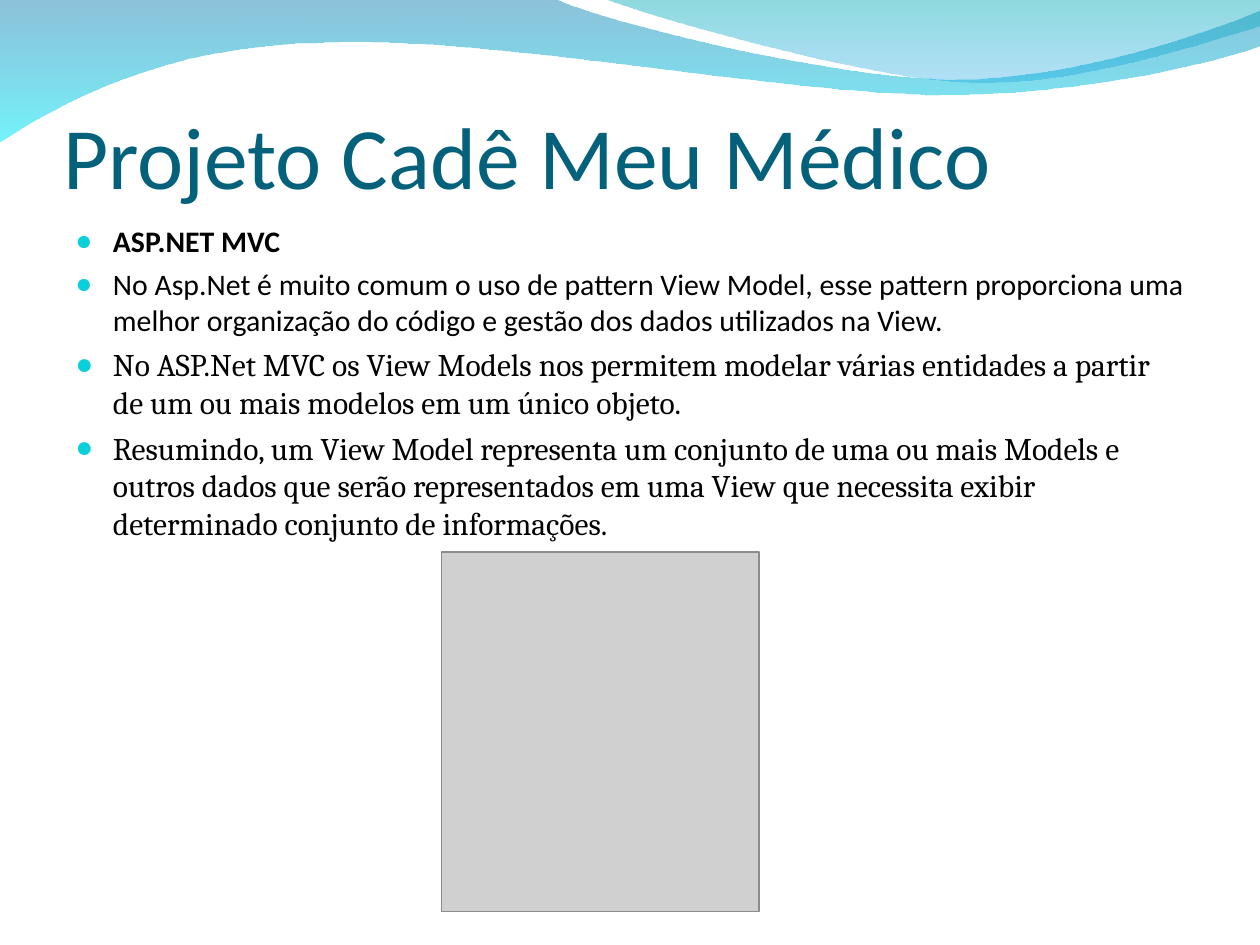
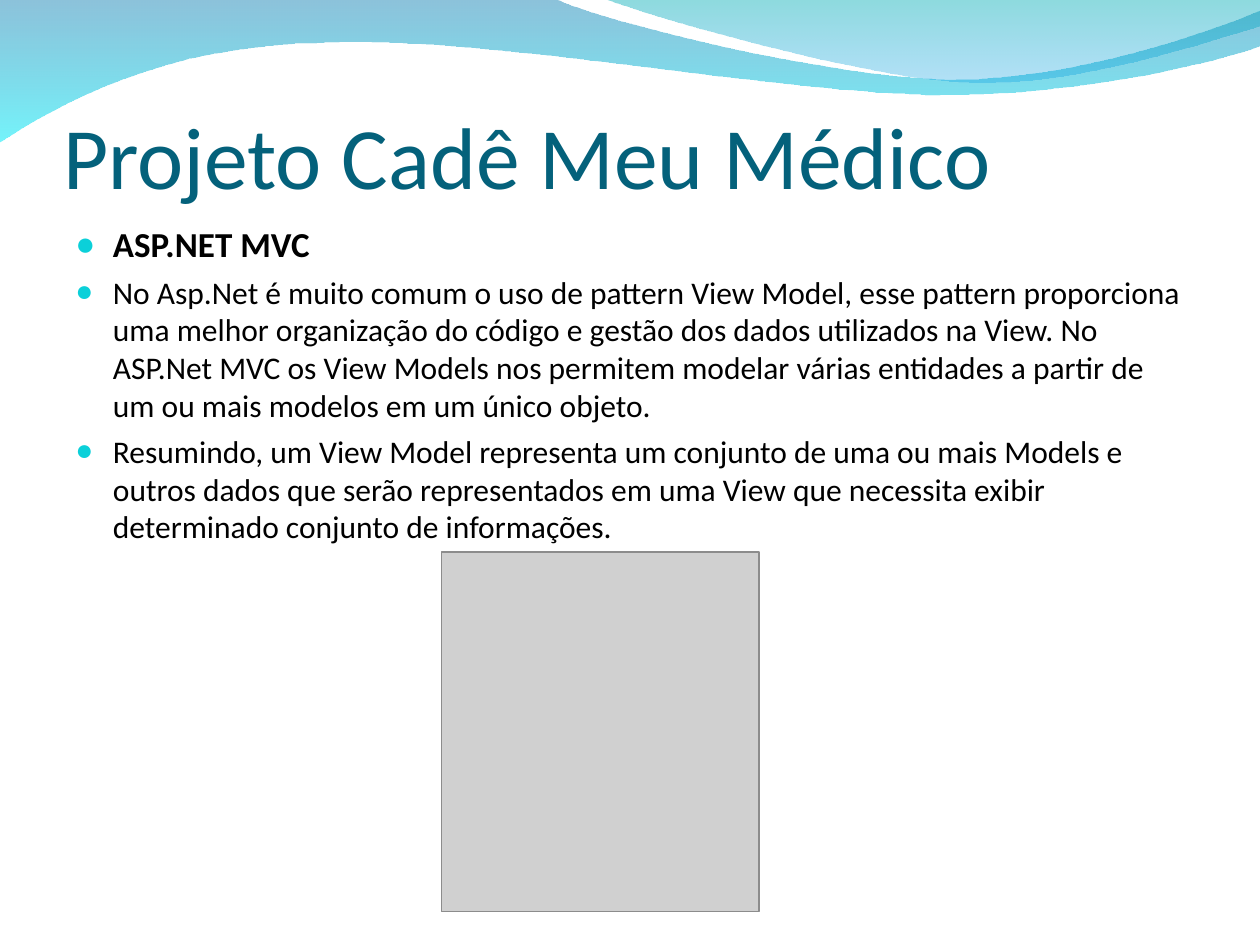
Before and after one commit to wandersonalvesrodrigues/Apresentacao_ASP.NET_MVC, a slide deck: slide 26 of ASP.NET MVC.ppt (slide 23 before the commit). Drawn at 1260x945 pixels with LibreOffice and Linux fonts; fonts in the diff are those of the drawing; grey boxes stand for pictures; background and template pictures are left out. Boxes give left, top, right and bottom in pixels: in the first picture for what was removed or moved away, otherwise in the second. Text is boxed around its words. In the diff, an @@ line names an element or a change of style, - is before the commit and + after.

```diff
--- a/ASP.NET MVC.ppt
+++ b/ASP.NET MVC.ppt
@@ text at (x1=113, y1=234, x2=1123, y2=544): size 17 to 20 pt in "ASP.NET MVC"; font Cambria to Calibri in "Resumindo, um View Model representa um conjunto ..." @@
@@ text at (x1=113, y1=282, x2=1180, y2=423): text changed; size 17 to 18 pt @@
-● No Asp.Net é muito comum o uso de pattern View Model, esse pattern proporciona uma melhor organização do código e gestão dos dados utilizados na View.
-● No ASP.Net MVC os View Models nos permitem modelar várias entidades a partir de um ou mais modelos em um único objeto.
+● No Asp.Net é muito comum o uso de pattern View Model, esse pattern proporciona uma melhor organização do código e gestão dos dados utilizados na View. No ASP.Net MVC os View Models nos permitem modelar várias entidades a partir de um ou mais modelos em um único objeto.
```
Also in this commit, not shown: 4 other slides changed, 19 slides added, 1 slide removed, 17 other files.
